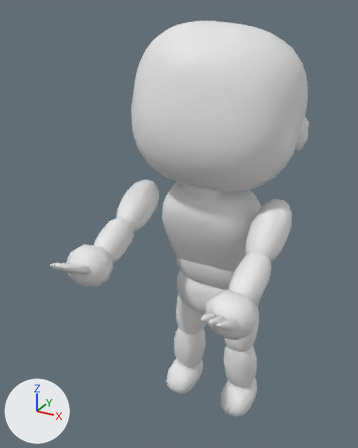
The glTF model models/zombie_burner.glb as it was, and as the next commit left it.
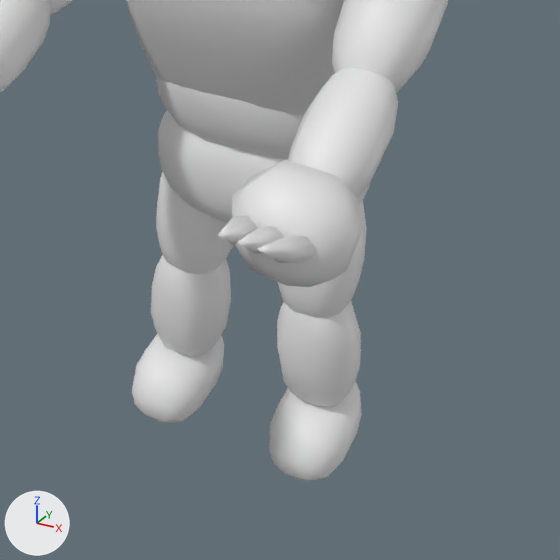
The first picture shows the older version from a 50 mm lens placed at (0.654, -1.502, 1.438), pointed at (-0.07, -0.185, 0.78). The close-ups show the older and then the newer version on the part from 32% to 94% of the width and 50% to 100% of the height of that picture. Only the edits that show in the close-ups are written down. Lighting does not change. The marker at lower left points along +X, +Y and +Z. Where no turn or scale is listed for an object, it has been applied to the vertices.

In view in the first close-up: 'chest.charcoal_lo.8', 'foot_L.leather.2', 'foot_R.leather.5', 'hand_L.charcoal.12', 'hips.charcoal_lo.6', 'lower_arm_L.charcoal.11', 'lower_arm_R.charcoal.17', 'lower_leg_L.charcoal_lo.1', 'lower_leg_R.charcoal_lo.4', 'spine.charcoal_lo.7', 'upper_arm_L.charcoal.10', 'upper_leg_R.charcoal_lo.3' and 5 more.
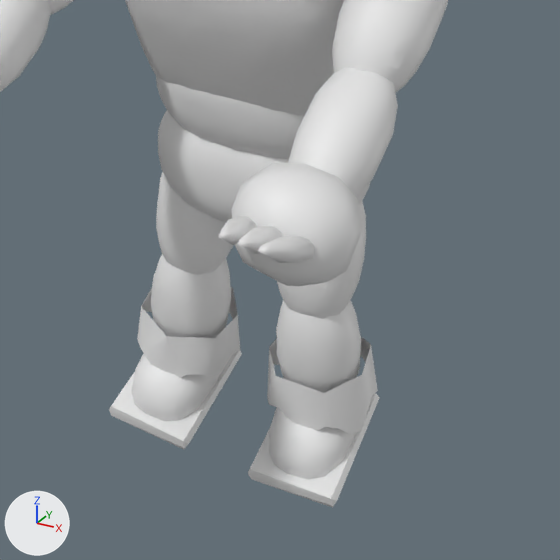
Changed parts and their boxes [x1, y1, x2, y2] in the close-ups (560 x 560 px):
'lower_leg_L.charcoal_lo.26', added: after [267, 337, 378, 434]
'lower_leg_R.charcoal_lo.28', added: after [137, 287, 240, 378]
    faces in mat_charcoal_lo (white #e7e7e7): [137, 287, 240, 378]
'foot_L.dark.25', added: after [248, 393, 380, 508]
'foot_R.dark.27', added: after [109, 350, 242, 449]

The change, as a list of edits to the scene's bpy script:
```text
Add mat_dark:
    mat_dark = principled_material('dark')
    mat_dark.base_color = (0.8, 0.8, 0.8)  # white #e7e7e7
Add me_part_086:
    me_part_086.from_pydata(...)  # 45 vertices, 60 faces; spans x -0.087..0.082, y -0.083..0.092, z -0.088..0.041
    # faces by material slot: [54, 6]
    me_part_086.materials.append(mat_charcoal_lo)  # white #e7e7e7
    me_part_086.materials.append(mat_ember)  # white #e7e7e7
Add me_part_085:
    me_part_085.from_pydata(...)  # 14 vertices, 24 faces; spans x -0.073..0.073, y -0.102..0.102, z -0.039..0.039
    me_part_085.materials.append(mat_dark)  # white #e7e7e7
Add me_part_084:
    me_part_084.from_pydata(...)  # 24 vertices, 24 faces; spans x -0.083..0.086, y -0.077..0.095, z -0.086..0.041
    me_part_084.materials.append(mat_charcoal_lo)  # white #e7e7e7
Add me_part_083:
    me_part_083.from_pydata(...)  # 14 vertices, 24 faces; spans x -0.075..0.075, y -0.101..0.101, z -0.04..0.04
    me_part_083.materials.append(mat_dark)  # white #e7e7e7
Add ob_lower_leg_r_charcoal_lo_28:
    ob_lower_leg_r_charcoal_lo_28 = bpy.data.objects.new('lower_leg_R.charcoal_lo.28', me_part_086)
    ob_lower_leg_r_charcoal_lo_28.location = (-0.123, 0.001, 0.112)
Add ob_foot_r_dark_27:
    ob_foot_r_dark_27 = bpy.data.objects.new('foot_R.dark.27', me_part_085)
    ob_foot_r_dark_27.location = (-0.134, -0.025, -0.006)
Add ob_lower_leg_l_charcoal_lo_26:
    ob_lower_leg_l_charcoal_lo_26 = bpy.data.objects.new('lower_leg_L.charcoal_lo.26', me_part_084)
    ob_lower_leg_l_charcoal_lo_26.location = (0.112, -0.008, 0.114)
Add ob_foot_l_dark_25:
    ob_foot_l_dark_25 = bpy.data.objects.new('foot_L.dark.25', me_part_083)
    ob_foot_l_dark_25.location = (0.118, -0.03, -0.006)
```
